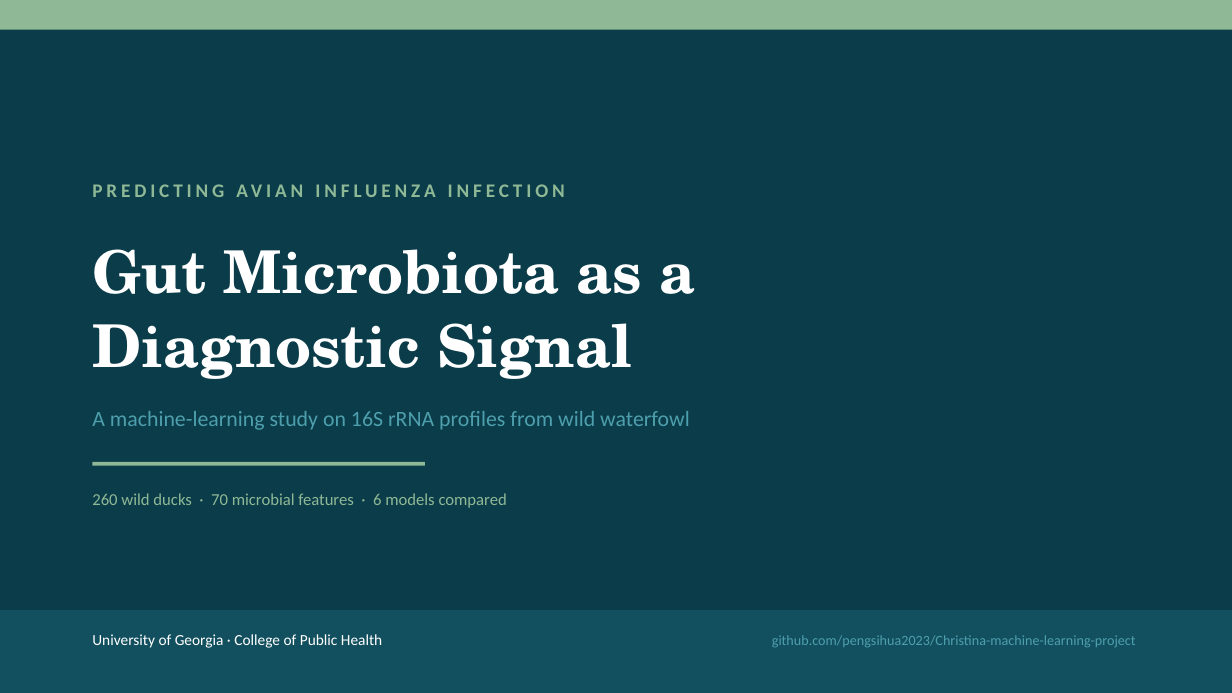
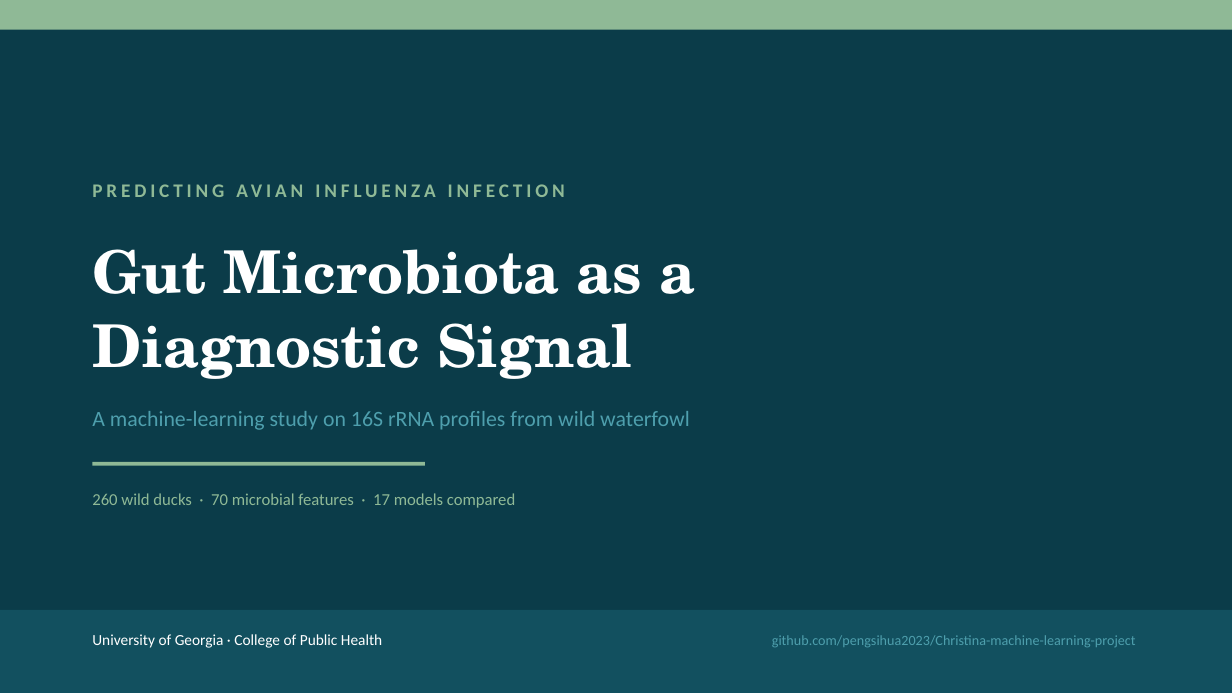
Before and after one commit to pengsihua2023/Christina-machine-learning-project, a slide deck: slide 1 of slides/Influenza_Microbiome_ML_Overview.pptx. Drawn at 1232x693 pixels with LibreOffice and Linux fonts; fonts in the diff are those of the drawing. Boxes give left, top, right and bottom in pixels: in the first picture for what was removed or moved away, otherwise in the second. Text is boxed around its words. In the diff, an @@ line names an element or a change of style, - is before the commit and + after.

```diff
--- a/slides/Influenza_Microbiome_ML_Overview.pptx
+++ b/slides/Influenza_Microbiome_ML_Overview.pptx
@@ text at (x1=92, y1=493, x2=515, y2=508): text changed @@
-260 wild ducks · 70 microbial features · 6 models compared
+260 wild ducks · 70 microbial features · 17 models compared
```
Also in this commit, not shown: 1 other slide changed, 3 other files.
